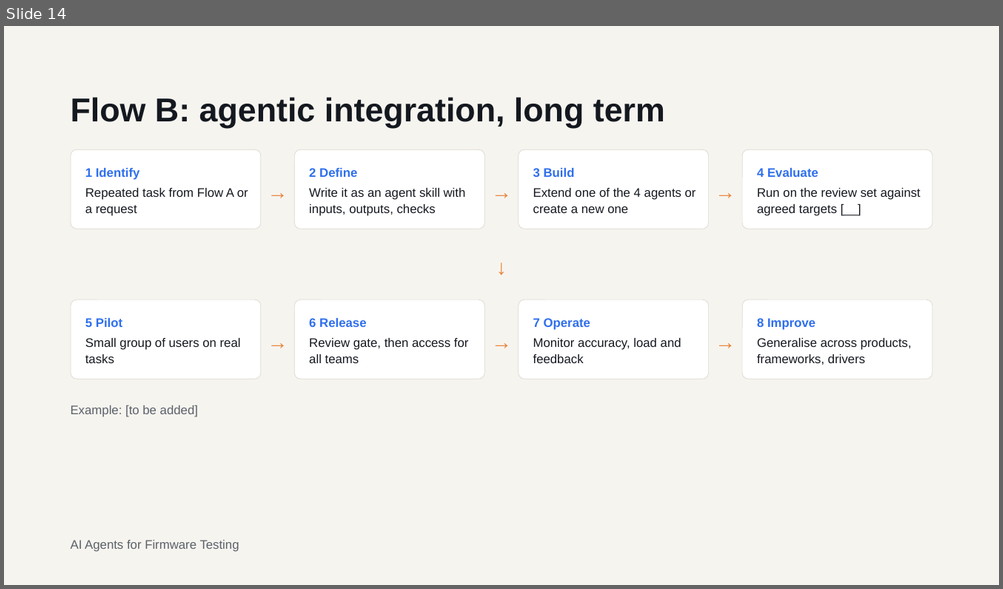
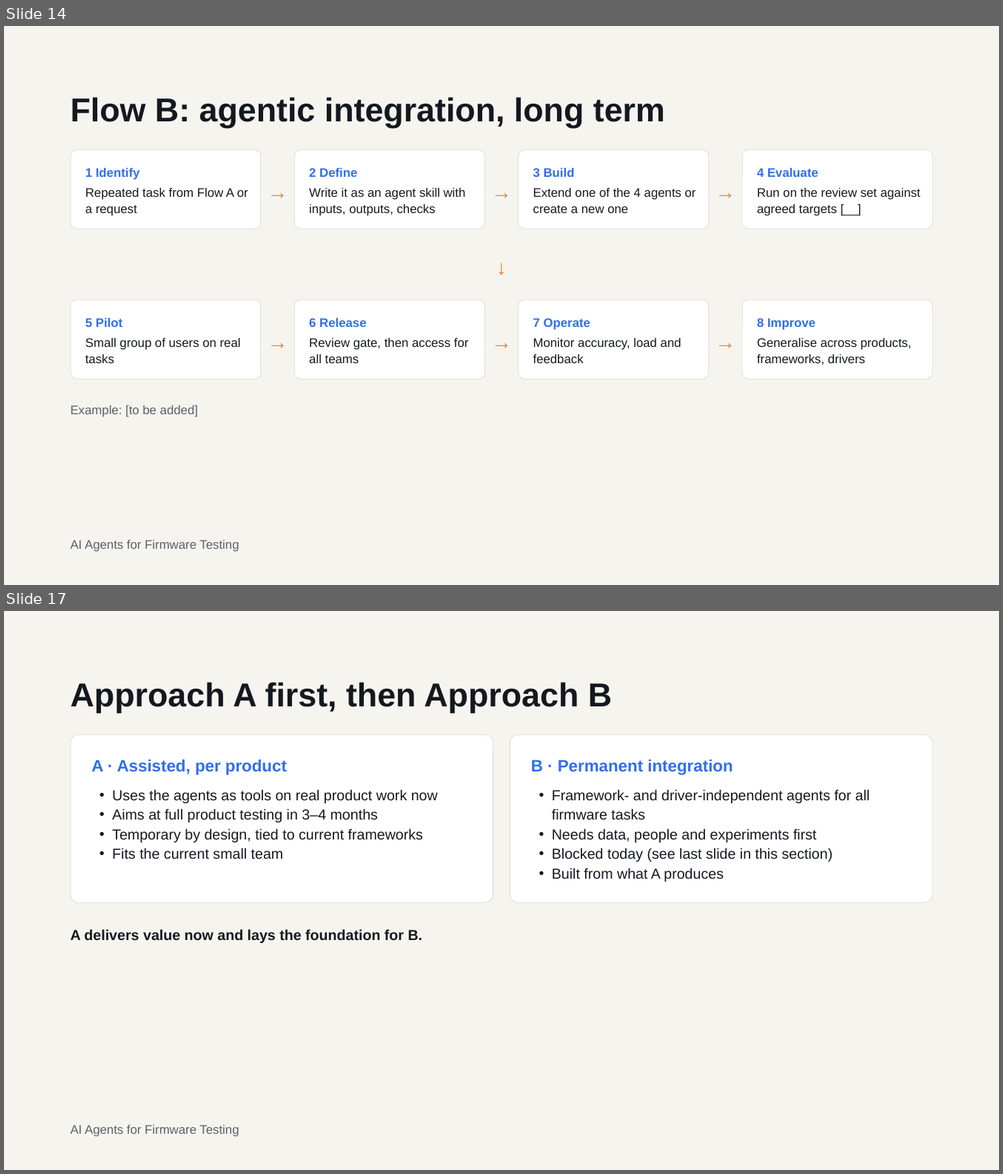
Before and after one commit to darkknight2301/AI-Platform, a slide deck: temp/AI Agents for Firmware Testing POC to Project Approval.pptx. Shown one above the other, each under a label of ours: slide 14 before the commit, slides 14 and 17 after it; the slides between them are not shown. The pictures are 1003x589 and 1003x1174 pixels, drawn with LibreOffice and Linux fonts; fonts in the diff are those of the drawing. Boxes give left, top, right and bottom in pixels: in the first picture for what was removed or moved away, otherwise in the second. Text is boxed around its words. In the diff, an @@ line names an element or a change of style, - is before the commit and + after.

```diff
--- a/temp/AI Agents for Firmware Testing POC to Project Approval.pptx
+++ b/temp/AI Agents for Firmware Testing POC to Project Approval.pptx
@@ slide 17 added at (4,611,999,1170), background #F6F4EF @@
@@ title added at (71,682,612,713), 32 pt, text #14181F, bold @@
+Approach A first, then Approach B
@@ rounded rectangle added at (71,735,492,903), fill #FFFFFF, outline #DCD8CF 0.5 pt @@
@@ rounded rectangle added at (510,735,932,903), fill #FFFFFF, outline #DCD8CF 0.5 pt @@
@@ text added at (91,759,287,775), 16 pt, text #2F6FED, bold @@
+A · Assisted, per product
@@ text added at (531,759,732,775), 16 pt, text #2F6FED, bold @@
+B · Permanent integration
@@ text added at (112,789,438,860), 14 pt, text #14181F @@
+• Uses the agents as tools on real product work now
+• Aims at full product testing in 3–4 months
+• Temporary by design, tied to current frameworks
+• Fits the current small team
@@ text added at (552,789,870,882), 14 pt, text #14181F @@
+• Framework- and driver-independent agents for all firmware tasks
+• Needs data, people and experiments first
+• Blocked today (see last slide in this section)
+• Built from what A produces
@@ text added at (71,929,423,943), 14 pt, text #14181F, bold @@
+A delivers value now and lays the foundation for B.
@@ text added at (71,1125,239,1137), 12 pt, text #5A616A @@
+AI Agents for Firmware Testing
```
Also in this commit, not shown: 13 slides changed, 9 other slides added.
